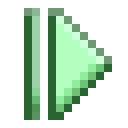
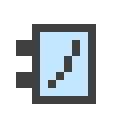
The second (128, 128) image is a revision of the first. Changes to its layers:
added layer "Display Component copy" above "Event-B Component" over [16, 24, 96, 104]
hid "Simulate Step" over [24, 8, 112, 120]
